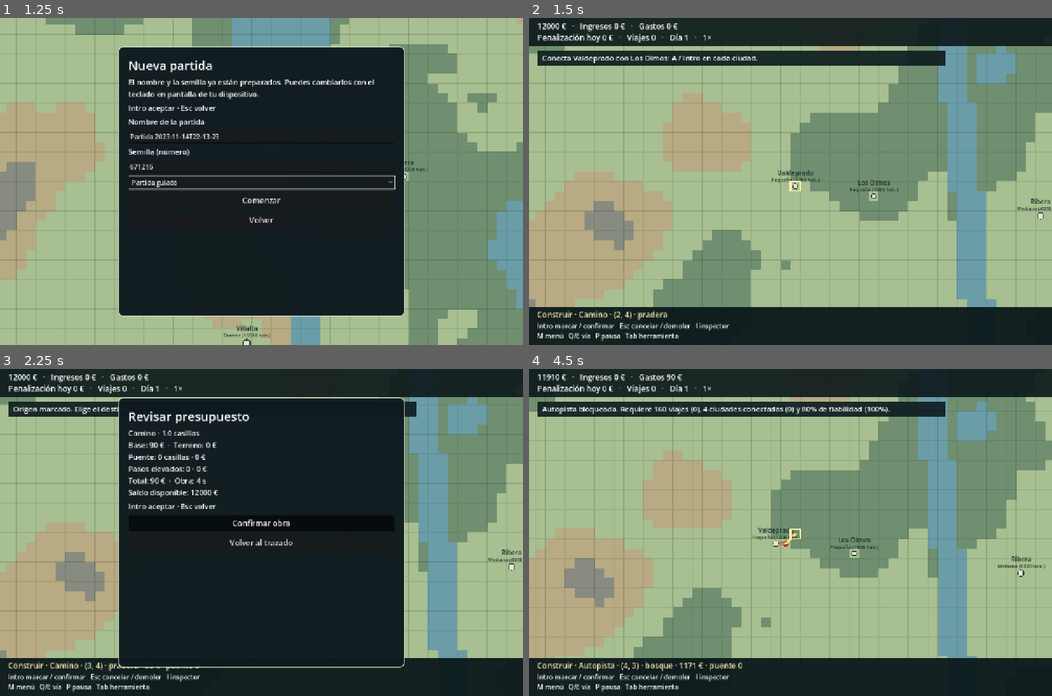
Above: before the commit, frames 1-4 (two rows, left to right).
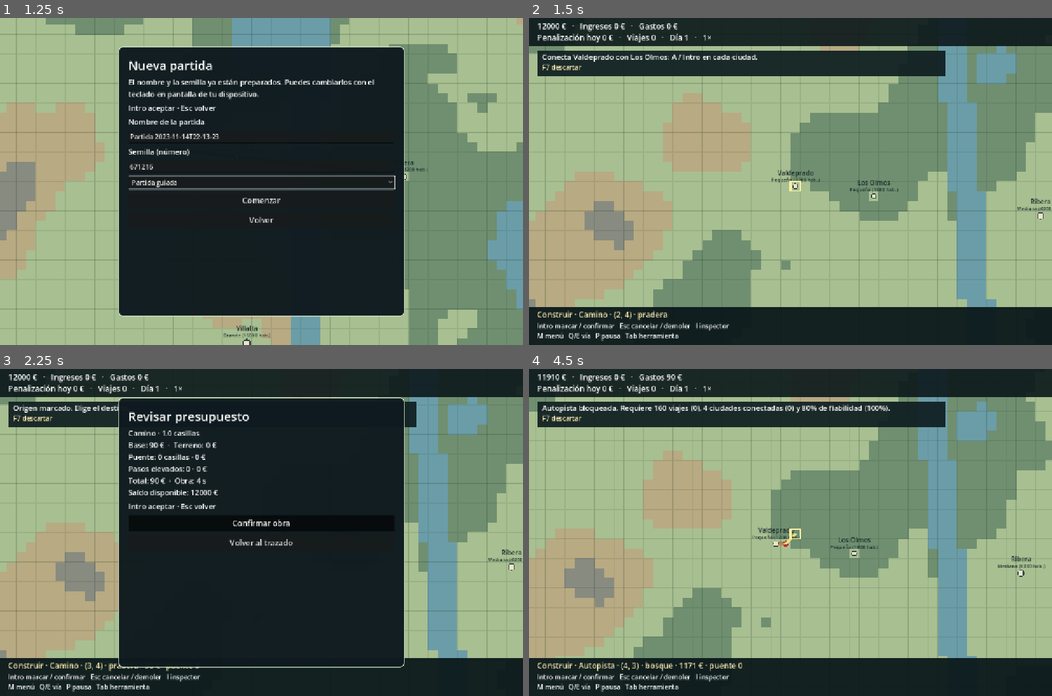
Above: after the commit, the same moments.

Repository: jalonsomerchan/kilometro-a-kilometro
Game: Godot game, scene res://main.tscn
Same seed, same stepped clock (60 frames per second), same inputs: the game is played once before the commit and once after it.
Inputs (mouse positions are in pixels of both pictures, inside the frame that each line leads up to):
- Up to frame 1 (1.25 s): click "Nueva partida" at 0.5 s
- Up to frame 2 (1.5 s): click "Comenzar" at 1.25 s
- Up to frame 3 (2.25 s): tap Enter (accept_action) at 2 s; move the mouse to (376, 516) at 2.02 s; hold Right (move_right) from 2.03 s (still down); hold Enter (accept_action) from 2.03 s (still down); click (376, 516) at 2.17 s
- Up to frame 4 (4.5 s): tap Space at 2.27, 2.57, 3.02, 3.32 s; tap I (inspect_action) at 2.3, 2.85 s; move the mouse to (685, 548) at 2.77 s; release Right (move_right) at 2.78 s; release Enter (accept_action) at 2.78 s; hold Escape (back_action) 2.78-3.53 s; tap E (road_next) at 3.05 s; move the mouse to (842, 460) at 3.52 s; hold Right (move_right) 3.53-4.28 s; hold E (road_next) 3.53-4.28 s; tap Q (road_prev) at 3.8, 4.35 s; move the mouse to (764, 597) at 4.27 s; hold Up (move_up) from 4.28 s (still down); click (764, 597) at 4.42 s

Frame 1 is identical in both runs. In frame 2, 2.9% of the frame differs, in the area x 1-80%, y 10-18%; in frame 3, 1.0%; in frame 4, 3.2%.

Commit message:
feat: add shortcuts to navigate to and dismiss active event notices

Diff:
--- a/scripts/events.gd
+++ b/scripts/events.gd
@@ -87,6 +87,7 @@
     if _distance_to_road(road,center) <= RADIUS*1.5 and _road_has_forest(state,road): _affect(state,event,road)
    state.route_cache.clear()
    state.latest_notice = "El incendio se extiende: %d tramos afectados." % event.affected.size()
+   state.notice_road = int(event.road_id)
   if float(event.remaining) > 0.0: continue
   for entry: Dictionary in event.affected: _release(state,event,entry,true)
   state.latest_notice = "%s terminado cerca del tramo %d." % [event.title,event.road_id]
--- a/scripts/game_state.gd
+++ b/scripts/game_state.gd
@@ -153,6 +153,7 @@
     else:
      road.maintenance = false
      latest_notice = "Mantenimiento suspendido en el tramo %d: fondos insuficientes." % int(road.id)
+     notice_road = int(road.id)
    road.condition = maxf(0.0, float(road.condition) - dt * 0.0007 * wear_factor)
    for bridge: Dictionary in road.get("bridges",[]):
     var old_condition: float = float(bridge.condition)
@@ -337,11 +338,13 @@
  if money < installment:
   loan_overdue += 1
   latest_notice = "Cuota del préstamo pendiente: %.0f €." % installment
+  notice_road = -1
   return
  money -= installment
  expenses += installment
  loan_remaining -= installment
  latest_notice = "Cuota del préstamo pagada: %.0f €. Deuda restante: %.0f €." % [installment,loan_remaining]
+ notice_road = -1
 
 func offer_contract(origin: int, destination: int) -> void:
  contract = {"origin":origin,"destination":destination,"status":"offered","reward":ceil(1600.0+_city_position(origin).distance_to(_city_position(destination))*100.0),"duration":Balance.DAY_SECONDS*4.0}
@@ -366,9 +369,11 @@
   contract_history.append("%d:%d" % [mini(origin,destination),maxi(origin,destination)])
   contracts_completed += 1
   latest_notice = "Contrato completado: +%.0f €." % float(contract.reward)
+  notice_road = -1
  elif elapsed >= float(contract.deadline):
   contract.status = "expired"
   latest_notice = "El plazo del contrato de conexión ha terminado."
+  notice_road = -1
 
 func _priority_approaching(key: String, waiting_vehicle: Dictionary) -> bool:
  var parts: PackedStringArray = key.split(",")
--- a/scripts/main.gd
+++ b/scripts/main.gd
@@ -15,6 +15,7 @@
 var autosave_clock: float = 0.0
 var notice: String = ""
 var notice_time: float = 0.0
+var notice_road_id: int = -1
 var screen: String = "title"
 var overlay: CanvasLayer
 var panel: PanelContainer
@@ -45,8 +46,8 @@
 var focus_memory: Dictionary = {}
 var menu_direction_time: int = -1000
 const MENU_DIRECTION_INTERVAL_MS: int = 200
-const CONTROL_LABELS: Dictionary = {"move_up":"Mover arriba" …(292 unchanged characters)… ,"zoom_in":"Acercar","zoom_out":"Alejar"}
-const DEFAULT_KEYS: Dictionary = {"move_up":[KEY_UP,KEY_W]," …(329 unchanged characters)… ],"zoom_out":[KEY_MINUS,KEY_KP_SUBTRACT]}
+const CONTROL_LABELS: Dictionary = {"move_up":"Mover arriba" …(292 unchanged characters)… ,"zoom_in":"Acercar","zoom_out":"Alejar","notice_go":"Ir al aviso","notice_dismiss":"Descartar aviso"}
+const DEFAULT_KEYS: Dictionary = {"move_up":[KEY_UP,KEY_W]," …(329 unchanged characters)… ],"zoom_out":[KEY_MINUS,KEY_KP_SUBTRACT],"notice_go":[KEY_F6],"notice_dismiss":[KEY_F7]}
 
 func _ready() -> void:
  settings = SettingsStore.read_settings()
@@ -85,7 +86,7 @@
    var event := InputEventKey.new()
    event.physical_keycode = key
    InputMap.action_add_event(pair[0],event)
- var joy: Dictionary = {"move_up":JOY_BUTTON_DPAD_UP,"move_d …(273 unchanged characters)… SHOULDER,"pause_action":JOY_BUTTON_START}
+ var joy: Dictionary = {"move_up":JOY_BUTTON_DPAD_UP,"move_d …(273 unchanged characters)… SHOULDER,"pause_action":JOY_BUTTON_START,"notice_go":JOY_BUTTON_PADDLE1,"notice_dismiss":JOY_BUTTON_PADDLE2}
  for action: String in joy:
   var event := InputEventJoypadButton.new()
   event.button_index = joy[action]
@@ -170,7 +171,7 @@
    autosave_clock += Balance.FIXED_STEP
   if not state.latest_notice.is_empty() and state.latest_notice != shown_event_notice:
    shown_event_notice = state.latest_notice
-   _notify(state.latest_notice)
+   _notify(state.latest_notice,state.notice_road)
   if autosave_clock >= 120.0:
    autosave_clock = 0.0
    var error: String = SaveManager.save_game(state,true)
@@ -185,7 +186,11 @@
    get_viewport().set_input_as_handled()
    _back()
   return
- if event.is_action_pressed("move_up"): _move(Vector2i.UP)
+ if event.is_action_pressed("notice_go") and notice_time > 0.0:
+  _go_to_notice()
+ elif event.is_action_pressed("notice_dismiss") and notice_time > 0.0:
+  _dismiss_notice()
+ elif event.is_action_pressed("move_up"): _move(Vector2i.UP)
  elif event.is_action_pressed("move_down"): _move(Vector2i.DOWN)
  elif event.is_action_pressed("move_left"): _move(Vector2i.LEFT)
  elif event.is_action_pressed("move_right"): _move(Vector2i.RIGHT)
@@ -747,9 +752,28 @@
  for child: Node in overlay.get_children(): child.queue_free()
  screen = "game"
 
-func _notify(message: String) -> void:
+func _notify(message: String, road_id: int = -1) -> void:
  notice = message
- notice_time = 5.0
+ notice_road_id = road_id
+ notice_time = 12.0
+
+func _dismiss_notice() -> void:
+ # Hide only the banner; active events and their consequences continue.
+ notice_time = 0.0
+ notice_road_id = -1
+
+func _go_to_notice() -> void:
+ if state == null or notice_road_id < 0: return
+ var road: Dictionary = state._road_by_id(notice_road_id)
+ if road.is_empty() or road.path.is_empty():
+  _notify("El tramo del aviso ya no existe.")
+  return
+ var point: Array = road.path[int(road.path.size()/2)]
+ cursor = Vector2i(int(point[0]),int(point[1]))
+ camera_cell = Vector2(cursor)
+ selected_road = 0
+ _refresh_proposal()
+ _dismiss_notice()
 
 func _draw() -> void:
  var size: Vector2 = get_viewport_rect().size
@@ -1017,5 +1041,10 @@
   draw_rect(Rect2(20,size.y-bottom_height-34*scale,minf(size.x-40,650*scale),30*scale),Color(0.04,0.09,0.10,0.9))
   _draw_fit(font,Vector2(30,size.y-bottom_height-12*scale),legend,help_size,size.x-60,Color.WHITE)
  if notice_time > 0.0:
-  draw_rect(Rect2(20,top_height+12,minf(size.x-40,1000*scale),38*scale),Color(0.06,0.12,0.13,0.93))
-  _draw_fit(font,Vector2(32,top_height+37*scale),notice,roundi(18*scale),minf(size.x-64,976*scale),Color.WHITE)
+  draw_rect(Rect2(20,top_height+12,minf(size.x-40,1000*scale),64*scale),Color(0.06,0.12,0.13,0.93))
+  _draw_fit(font,Vector2(32,top_height+34*scale),notice,roundi(18*scale),minf(size.x-64,976*scale),Color.WHITE)
+  var can_go: bool = notice_road_id >= 0 and not state._road_by_id(notice_road_id).is_empty()
+  var go_key: String = "R4" if last_device == "mando" else _key_hint("notice_go","F6")
+  var dismiss_key: String = "L4" if last_device == "mando" else _key_hint("notice_dismiss","F7")
+  var hint: String = "%s ir al aviso   ·   %s descartar" % [go_key,dismiss_key] if can_go else "%s descartar" % dismiss_key
+  _draw_fit(font,Vector2(32,top_height+59*scale),hint,help_size,minf(size.x-64,976*scale),Color("f5e6ad"))
--- /dev/null
+++ b/tests/notice_smoke.gd
@@ -0,0 +1,40 @@
+extends SceneTree
+
+func _initialize() -> void:
+ call_deferred("run_test")
+
+func run_test() -> void:
+ var game: Node = load("res://main.tscn").instantiate()
+ root.add_child(game)
+ await process_frame
+ game.state = GameState.new(1)
+ game.state.roads = [{"id":7,"path":[[10,20],[11,20],[12,20]],"type":0,"length":2.0,"water":0,"work":0.0,"condition":100.0,"speed_limit":25.0,"trips":0}]
+ game.screen = "game"
+ var event: Dictionary = GameEvents.start(game.state,"snow",7,30.0)
+ game._notify(game.state.latest_notice,game.state.notice_road)
+ var go := InputEventJoypadButton.new()
+ go.button_index = JOY_BUTTON_PADDLE1
+ go.pressed = true
+ assert(InputMap.event_is_action(go,"notice_go"))
+ game._unhandled_input(go)
+ assert(game.cursor == Vector2i(11,20) and game.camera_cell == Vector2(11,20))
+ assert(game.notice_time == 0.0 and game.state.events.has(event))
+ game._notify(game.state.latest_notice,game.state.notice_road)
+ var dismiss := InputEventJoypadButton.new()
+ dismiss.button_index = JOY_BUTTON_PADDLE2
+ dismiss.pressed = true
+ assert(InputMap.event_is_action(dismiss,"notice_dismiss"))
+ game._unhandled_input(dismiss)
+ assert(game.notice_time == 0.0 and game.state.events.has(event))
+ game._notify("Cuota pagada")
+ var old: Vector2i = game.cursor
+ game._unhandled_input(go)
+ assert(game.cursor == old and game.notice_time > 0.0)
+ var key := InputEventKey.new()
+ key.physical_keycode = KEY_F7
+ key.pressed = true
+ assert(InputMap.event_is_action(key,"notice_dismiss"))
+ game._unhandled_input(key)
+ assert(game.notice_time == 0.0)
+ print("NOTICES OK: R4, L4, teclado y evento conservado")
+ quit()
